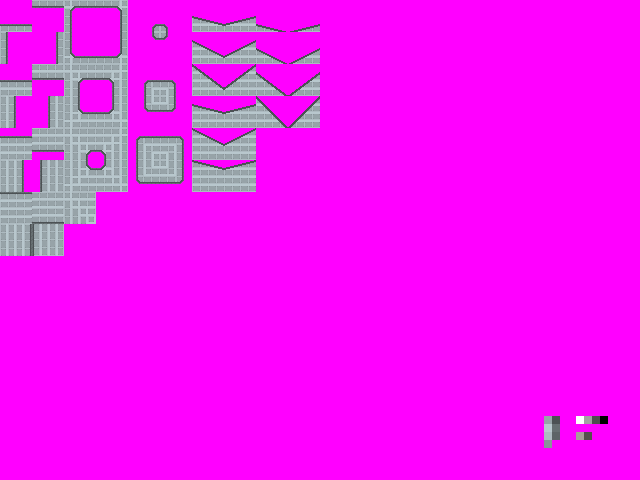
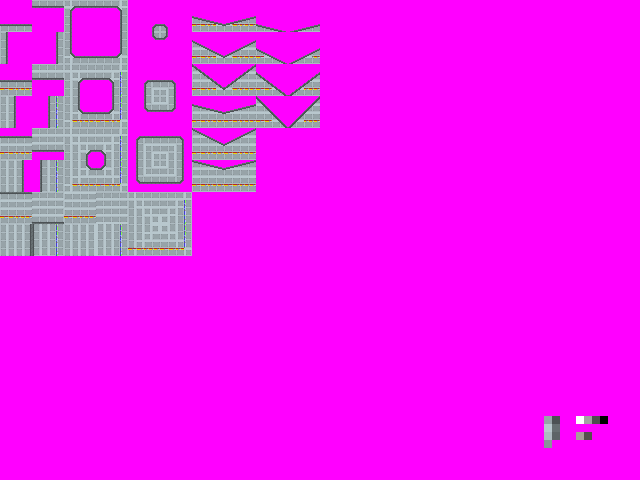
The second 640 x 480 image is a revision of the first. Changes to its layers:
added layer "Wiring_Color" in group "Tiles" over [0, 24, 320, 256]
painted on "Quarter_Half_Left" (1st of 2, in "Basic_Tiles" › "Tiles") over [64, 16, 320, 256]
